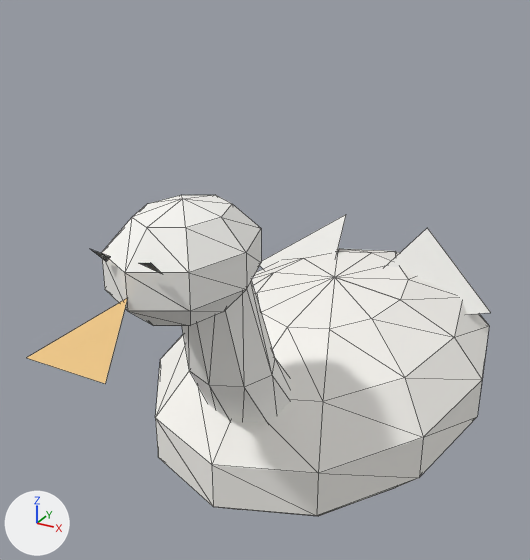
Renders of the glTF model room-preview/models/animals/swan/Swan.glb from each side of a commit.
Before and after are seen from a 50 mm lens placed at (0.647, -1.529, 1.196), pointed at (-0.073, -0.221, 0.542). The axes (+X, +Y, +Z) are drawn at lower left. The lights are the same throughout. The older version comes first. Mesh edges are drawn as thin lines. Vertices at exactly the same position are counted once.
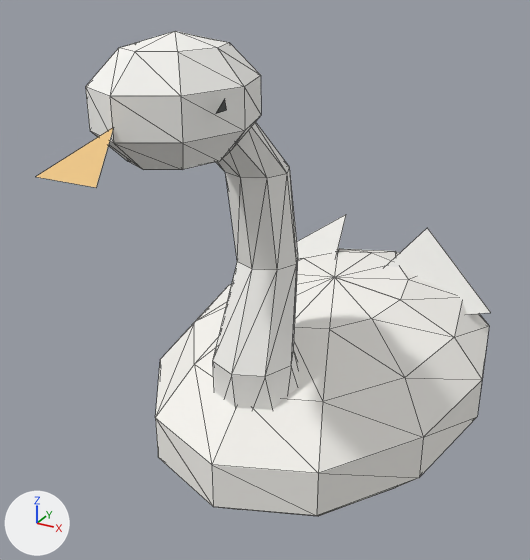
Changed parts and their boxes (x1, y1, x2, y2) in the pictures (530 x 560 px):
'Mesh_0', reshaped (51% taller)
    before: (27, 195, 491, 516)
    after: (36, 31, 491, 516)
part 1 of me_mesh_0, deleted
    before: (90, 249, 110, 262)
part 2 of me_mesh_0, deleted (beige)
    before: (27, 299, 127, 384)
part 3 of me_mesh_0, deleted
    before: (139, 263, 162, 274)
part 4 of me_mesh_0, reshaped
    before: (102, 195, 291, 423)
    after: (36, 31, 298, 410)

Patch to the scene script:
```diff
--- a/room-preview/models/animals/swan/Swan.glb.py
+++ b/room-preview/models/animals/swan/Swan.glb.py
@@ me_mesh_0 @@
 # used by ob_mesh_0; location = (0.0, 0.0, 0.0)
-me_mesh_0.from_pydata(...)  # 168 vertices, 245 faces; spans x -0.38..0.38, y -0.91..0.565, z 0.02..0.85
+me_mesh_0.from_pydata(...)  # 184 vertices, 277 faces; spans x -0.38..0.38, y -0.87..0.565, z 0.02..1.1
+# me_mesh_0 part 1: the loose piece of 3 vertices spanning x -0.055..-0.025, y -0.78..-0.75, z 0.78..0.81 is deleted
+# me_mesh_0 part 2: the loose piece of 3 vertices spanning x -0.07..0.07, y -0.91..-0.77, z 0.69..0.74 is deleted
+# me_mesh_0 part 3: the loose piece of 3 vertices spanning x 0.025..0.055, y -0.78..-0.75, z 0.78..0.81 is deleted
+# me_mesh_0 part 4
+# 17 vertices are removed from x 0.0..0.114, y -0.728..-0.468, z 0.65..0.85
+# 47 faces are deleted
+# 8 vertices in x -0.085..0.085, y -0.565..-0.395, z 0.48 move by (0.0, 0.08, -0.02)
+# 38 vertices move from x -0.114..0.105, y -0.772..-0.245, z 0.29..0.831 to x -0.114..0.114, y -0.772..-0.24, z 0.29..1.081
+# 34 vertices are added at x -0.116..0.116, y -0.87..-0.337, z 0.84..1.1
+# 8 new vertices lie (0.0, 0.0, -0.062) away from vertices in x -0.071..0.071, y -0.714..-0.526, z 0.669
+# 82 new faces join them
 me_mesh_0.materials.append(mat_swancolors)
```
